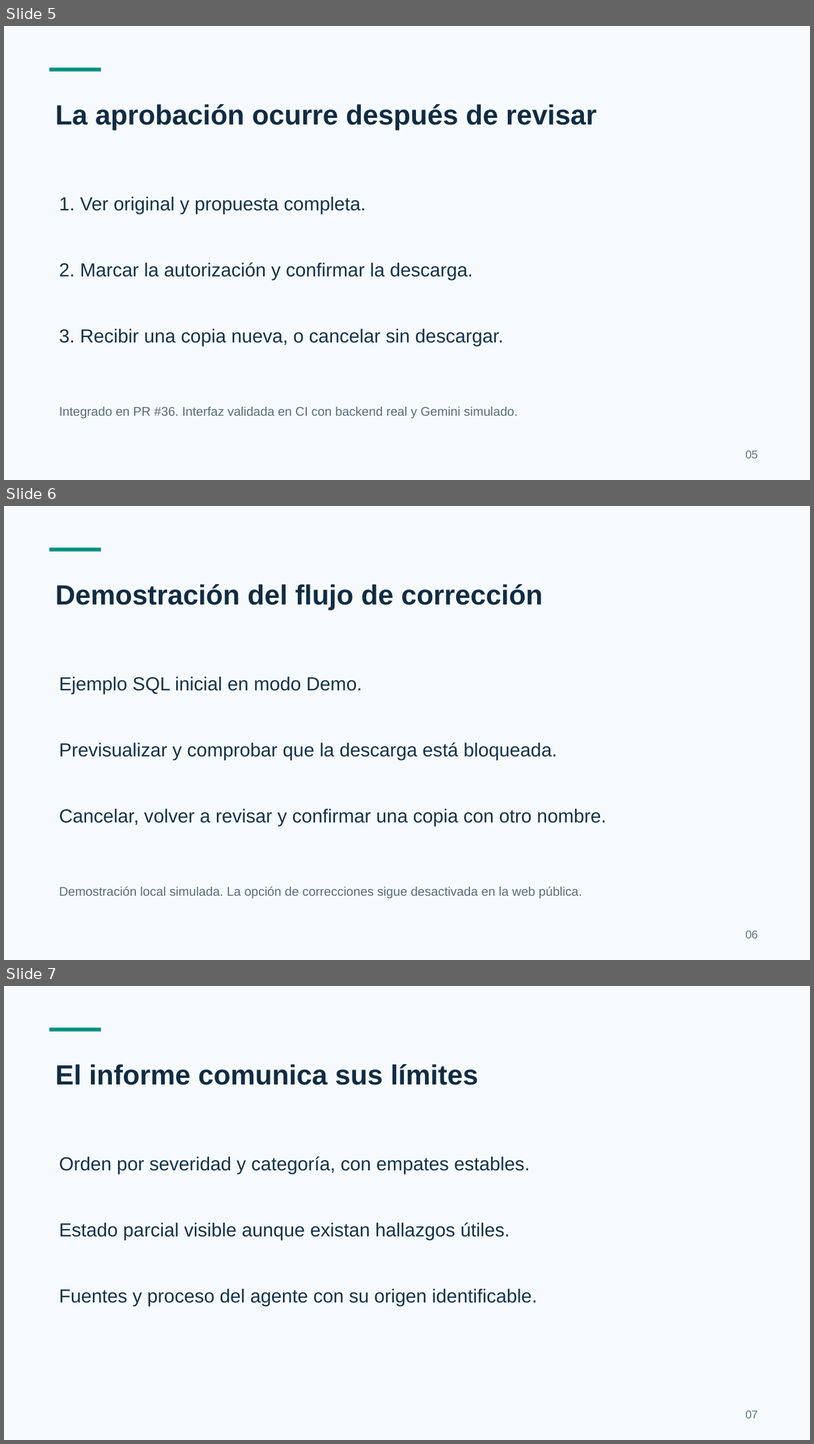
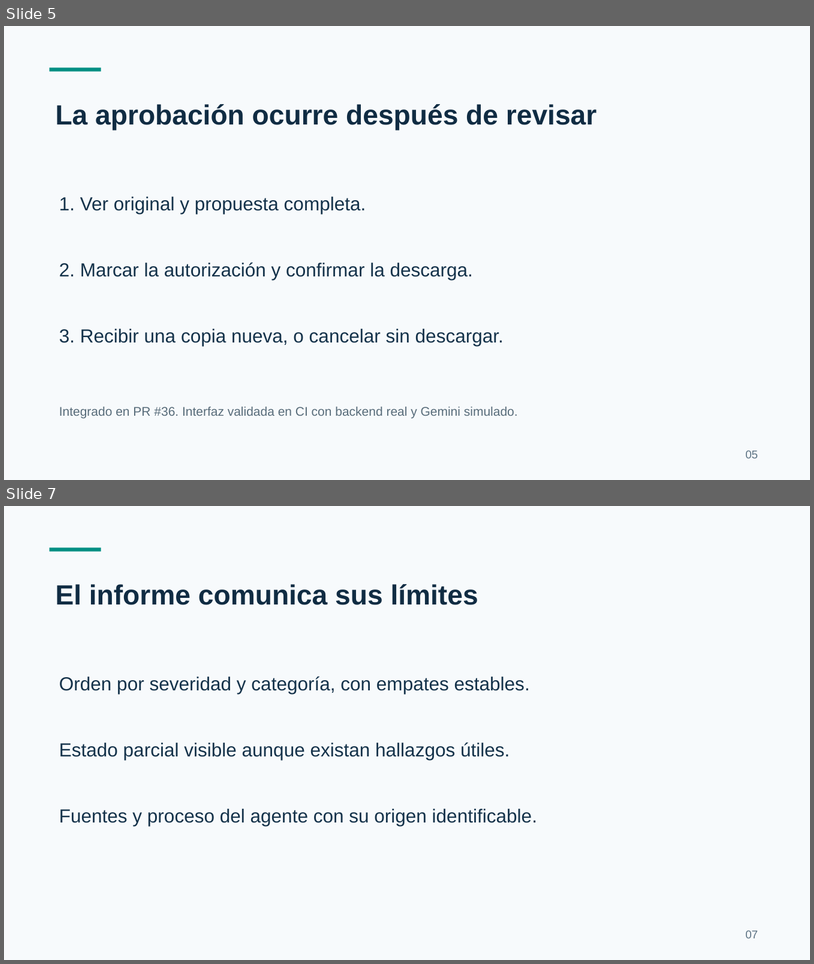
Before and after one commit to Christian-gv-01/revisor-inteligente-codigo, a slide deck: docs/presentacion/CODEGUARD-borrador-12-minutos.pptx. Shown one above the other, each under a label of ours: slides 5, 6 and 7 before the commit, slides 5 and 7 after it; the slides between them are not shown. The pictures are 814x1444 and 814x964 pixels, drawn with LibreOffice and Linux fonts; fonts in the diff are those of the drawing. Boxes give left, top, right and bottom in pixels: in the first picture for what was removed or moved away, otherwise in the second. Text is boxed around its words. In the diff, an @@ line names an element or a change of style, - is before the commit and + after.

Commit message:
docs: revisar agente v2 y presupuesto con trazabilidad y sustentacion

```diff
--- a/docs/presentacion/CODEGUARD-borrador-12-minutos.pptx
+++ b/docs/presentacion/CODEGUARD-borrador-12-minutos.pptx
@@ slide 6 removed at [4, 506, 810, 960], background #F7FAFC @@
@@ rectangle removed at [50, 548, 101, 552] @@
@@ text removed at [56, 584, 543, 610] @@
-Demostración del flujo de corrección
@@ text removed at [59, 676, 362, 694] @@
-Ejemplo SQL inicial en modo Demo.
@@ text removed at [59, 742, 557, 760] @@
-Previsualizar y comprobar que la descarga está bloqueada.
@@ text removed at [59, 808, 607, 826] @@
-Cancelar, volver a revisar y confirmar una copia con otro nombre.
@@ text removed at [59, 886, 582, 898] @@
-Demostración local simulada. La opción de correcciones sigue desactivada en la web pública.
@@ text removed at [746, 930, 758, 938] @@
-06
```
Also in this commit, not shown: 4 slides changed, 3 slides added, 2 other slides removed, 17 other files.
